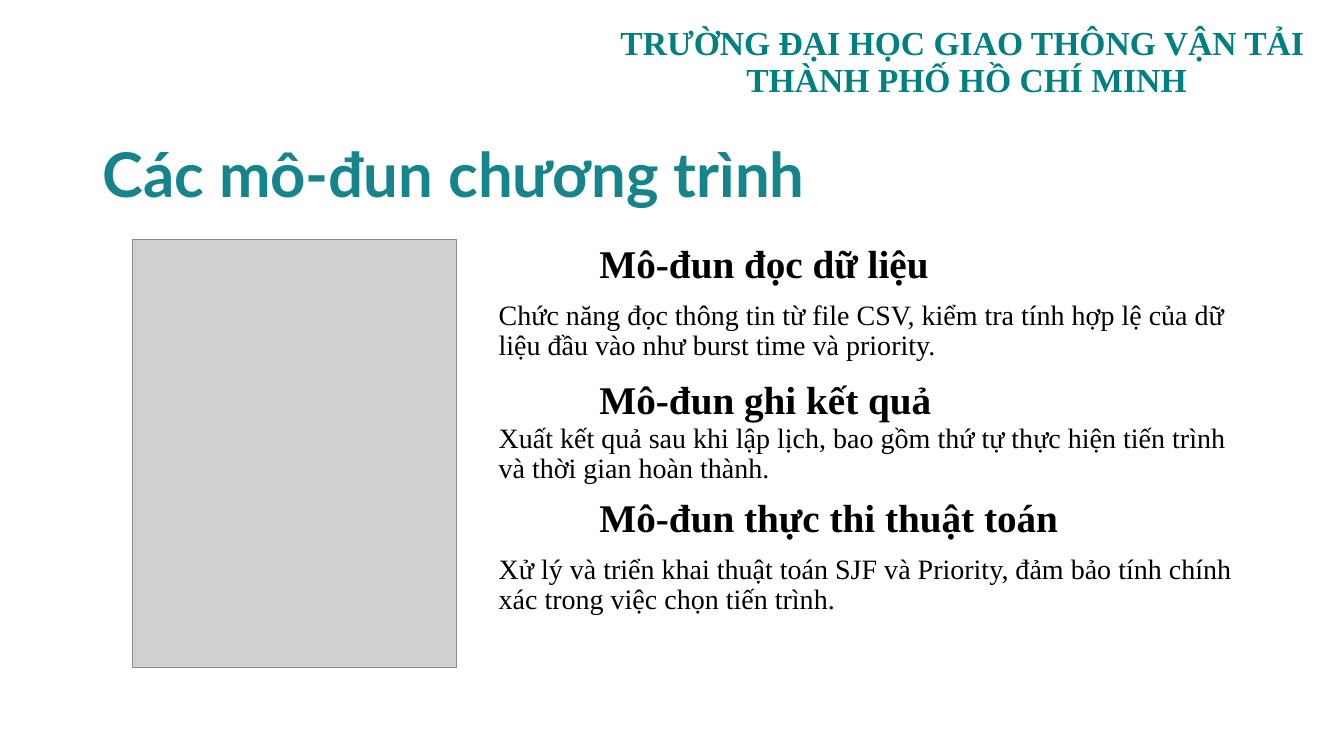
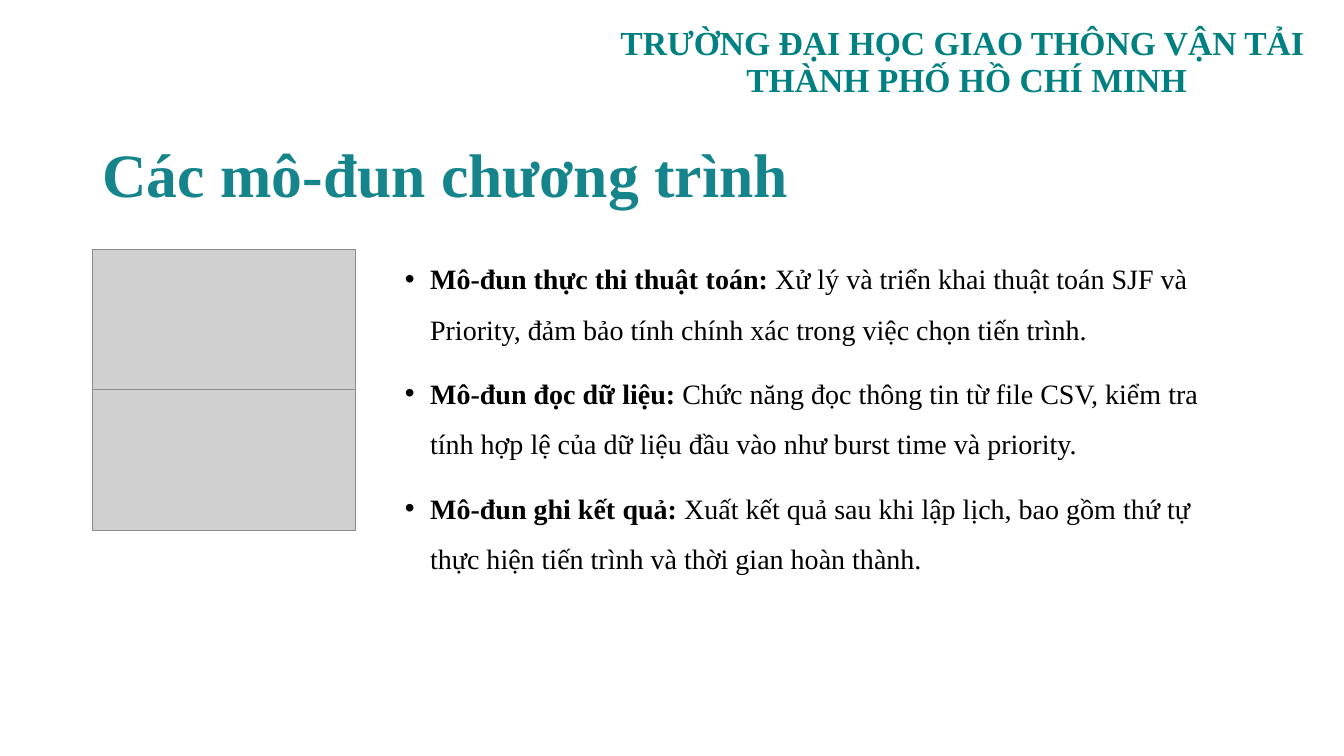
Before and after one commit to tkimngan040/OS_Group08_OS_SCH_04, a slide deck: slide 7 of PPTX/OS_SCH_04_GROUP08.pptx. Drawn at 1344x756 pixels with LibreOffice and Linux fonts; fonts in the diff are those of the drawing; grey boxes stand for pictures; background and template pictures are left out. Boxes give left, top, right and bottom in pixels: in the first picture for what was removed or moved away, otherwise in the second. Text is boxed around its words. In the diff, an @@ line names an element or a change of style, - is before the commit and + after.

```diff
--- a/PPTX/OS_SCH_04_GROUP08.pptx
+++ b/PPTX/OS_SCH_04_GROUP08.pptx
@@ title "Các mô-đun chương trình" at (102,153,787,209): font Lato to Times New Roman @@
@@ picture added at (93,249,356,390) @@
@@ picture removed at (132,240,457,668) @@
@@ text at (430,268,1198,575): text changed @@
-Mô-đun đọc dữ liệu
-Chức năng đọc thông tin từ file CSV, kiểm tra tính hợp lệ của dữ liệu đầu vào như burst time và priority.
-Mô-đun ghi kết quả
-Xuất kết quả sau khi lập lịch, bao gồm thứ tự thực hiện tiến trình và thời gian hoàn thành.
-Mô-đun thực thi thuật toán
-Xử lý và triển khai thuật toán SJF và Priority, đảm bảo tính chính xác trong việc chọn tiến trình.
+• Mô-đun thực thi thuật toán: Xử lý và triển khai thuật toán SJF và Priority, đảm bảo tính chính xác trong việc chọn tiến trình.
+• Mô-đun đọc dữ liệu: Chức năng đọc thông tin từ file CSV, kiểm tra tính hợp lệ của dữ liệu đầu vào như burst time và priority.
+• Mô-đun ghi kết quả: Xuất kết quả sau khi lập lịch, bao gồm thứ tự thực hiện tiến trình và thời gian hoàn thành.
@@ picture added at (93,390,356,531) @@
```
Also in this commit, not shown: 17 other slides changed, 1 slide removed, 2 other files.
